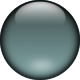
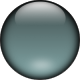
Comparing the layer stacks of the two 80×80 images. Changes:
painted on "More Initial Lighting" over left=0, top=0, right=80, bottom=80
painted on "Color" over left=0, top=0, right=80, bottom=80
